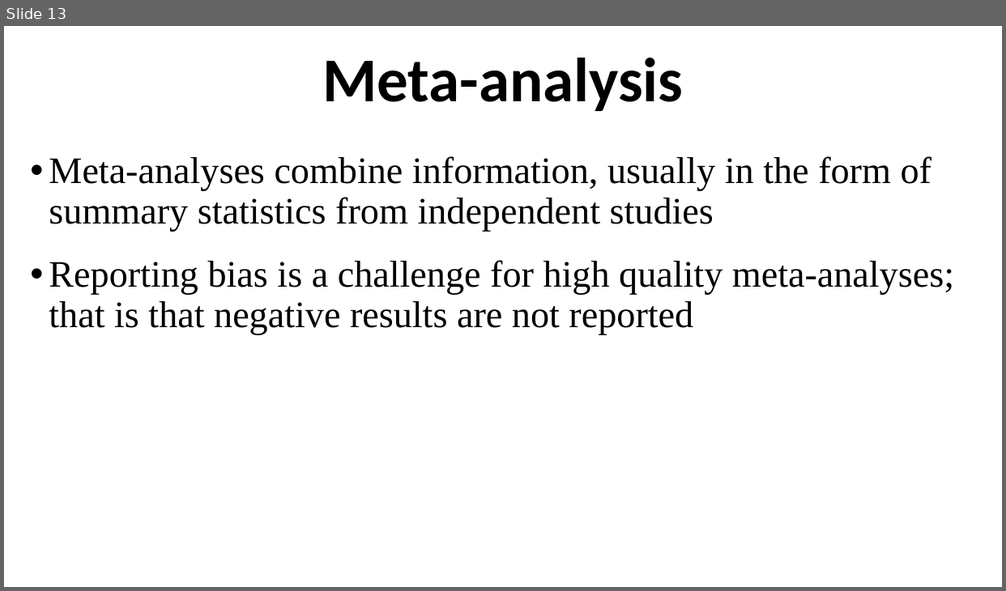
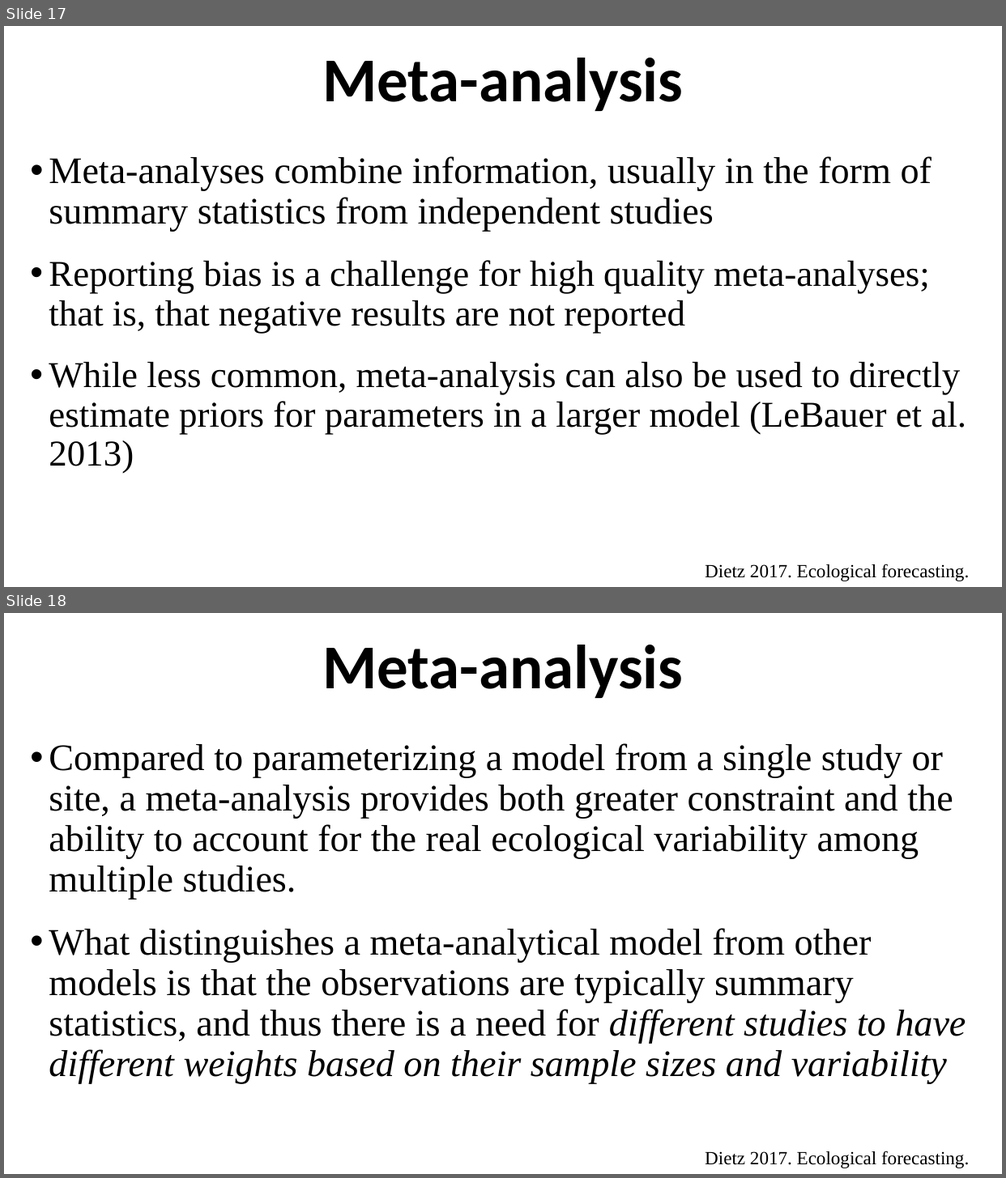
Before and after one commit to ahurford/aarms-summer-school, a slide deck: amy-lectures/State_Space_Models.pptx. Shown one above the other, each under a label of ours: slide 13 before the commit, slides 17 and 18 after it. The pictures are 1006x591 and 1006x1178 pixels, drawn with LibreOffice and Linux fonts; fonts in the diff are those of the drawing. Boxes give left, top, right and bottom in pixels: in the first picture for what was removed or moved away, otherwise in the second. Text is boxed around its words. In the diff, an @@ line names an element or a change of style, - is before the commit and + after.

```diff
--- a/amy-lectures/State_Space_Models.pptx
+++ b/amy-lectures/State_Space_Models.pptx
@@ slide 18 added at box(4, 613, 1002, 1174), background #FFFFFF @@
@@ title added at box(322, 645, 683, 698), 60 pt, text #000000, bold @@
+Meta-analysis
@@ text added at box(49, 743, 965, 1084), 36 pt, text #000000 @@
+• Compared to parameterizing a model from a single study or site, a meta-analysis provides both greater constraint and the ability to account for the real ecological variability among multiple studies.
+• What distinguishes a meta-analytical model from other models is that the observations are typically summary statistics, and thus there is a need for different studies to have different weights based on their sample sizes and variability
@@ text added at box(705, 1151, 969, 1169), 18 pt, text #000000 @@
+Dietz 2017. Ecological forecasting.
@@ what was slide 13 is now slide 17 @@
@@ slide 17 changed as well @@
@@ text at box(49, 260, 966, 473): text changed; size 36 to 35 pt @@
-• Reporting bias is a challenge for high quality meta-analyses; that is that negative results are not reported
+• Reporting bias is a challenge for high quality meta-analyses; that is, that negative results are not reported
+• While less common, meta-analysis can also be used to directly estimate priors for parameters in a larger model (LeBauer et al. 2013)
@@ text added at box(705, 564, 969, 582), 18 pt, text #000000 @@
+Dietz 2017. Ecological forecasting.
```
Also in this commit, not shown: 9 other slides changed, 15 other slides added, 4 slides removed, 2 other files.
